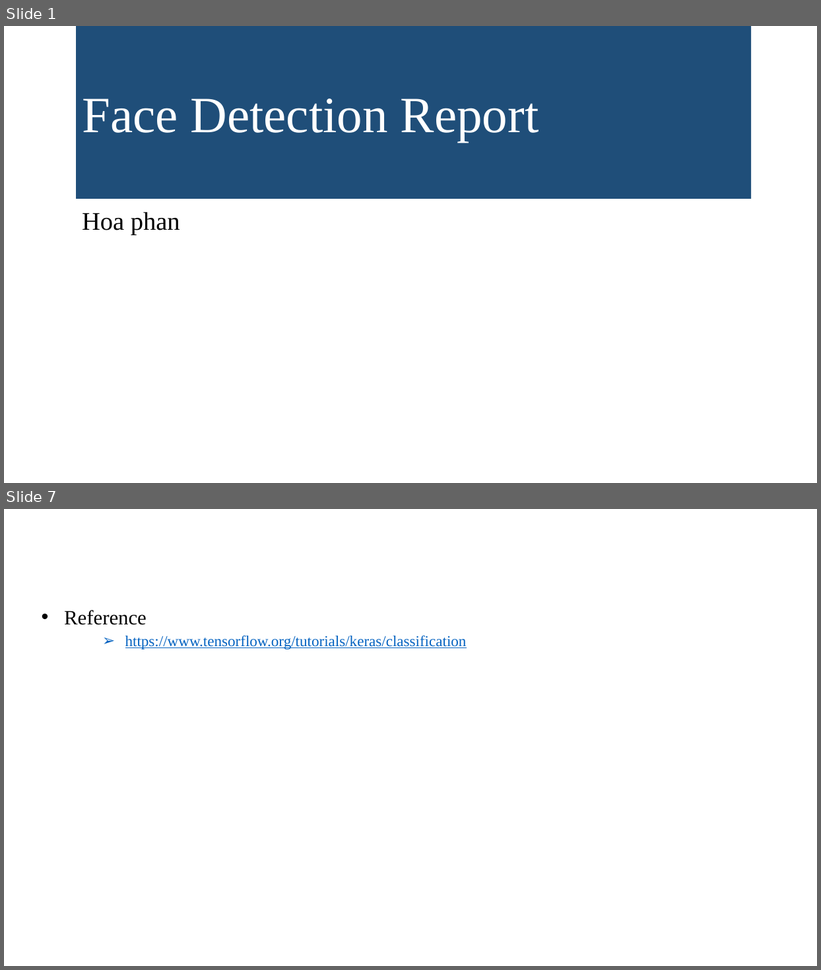
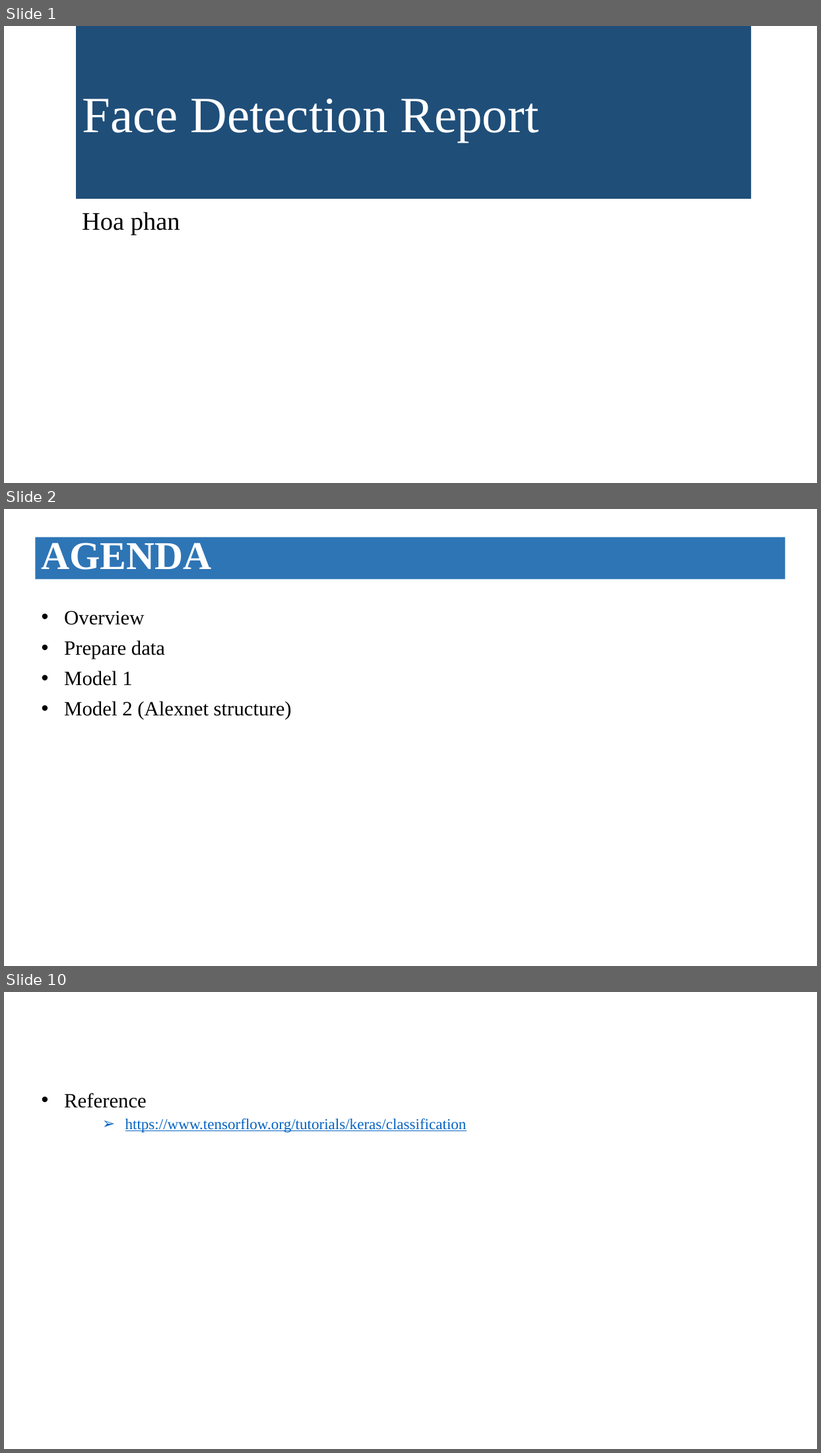
Before and after one commit to hoaquocphan/face_dectection, a slide deck: face_detection_report.pptx. Shown one above the other, each under a label of ours: slides 1 and 7 before the commit, slides 1, 2 and 10 after it; the slides between them are not shown. The pictures are 821x970 and 821x1453 pixels, drawn with LibreOffice and Linux fonts; fonts in the diff are those of the drawing. Boxes give left, top, right and bottom in pixels: in the first picture for what was removed or moved away, otherwise in the second. Text is boxed around its words. In the diff, an @@ line names an element or a change of style, - is before the commit and + after.

Commit message:
add model with alexnet structure

```diff
--- a/face_detection_report.pptx
+++ b/face_detection_report.pptx
@@ slide 2 added at (4,509,817,966), background #FFFFFF @@
@@ rectangle added at (35,537,785,579), fill #2E75B6, 46.5 pt, text #FFFFFF, bold @@
+AGENDA
@@ text added at (64,611,292,720), 24 pt, text #000000 @@
+• Overview
+• Prepare data
+• Model 1
+• Model 2 (Alexnet structure)
@@ what was slide 7 is now slide 10 @@
```
Also in this commit, not shown: 5 slides changed, 2 other slides added, 3 other files.
